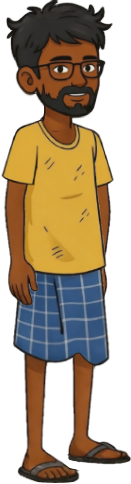
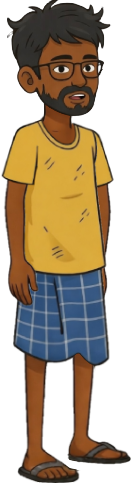
Layered file, before and after one edit (131px x 484px). Changes by layer:
moved "Left Arm" above "C0 Head 2", painted on it over bbox(75, 65, 105, 120)
painted on "C0 Head 2" over bbox(7, 0, 113, 128)
painted on "C0 Head 1" over bbox(5, 0, 112, 128)
painted on "C0 Head 0" over bbox(6, 0, 112, 128)
renamed "C0 Head 3" to "Neck", moved it below "C0 Head 0", painted on it over bbox(6, 0, 112, 128)
